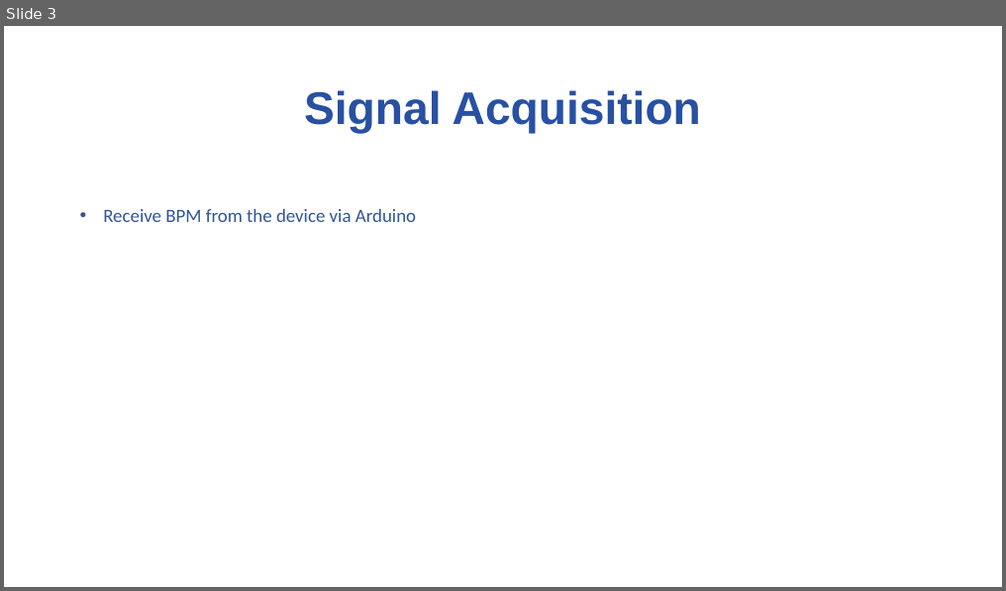
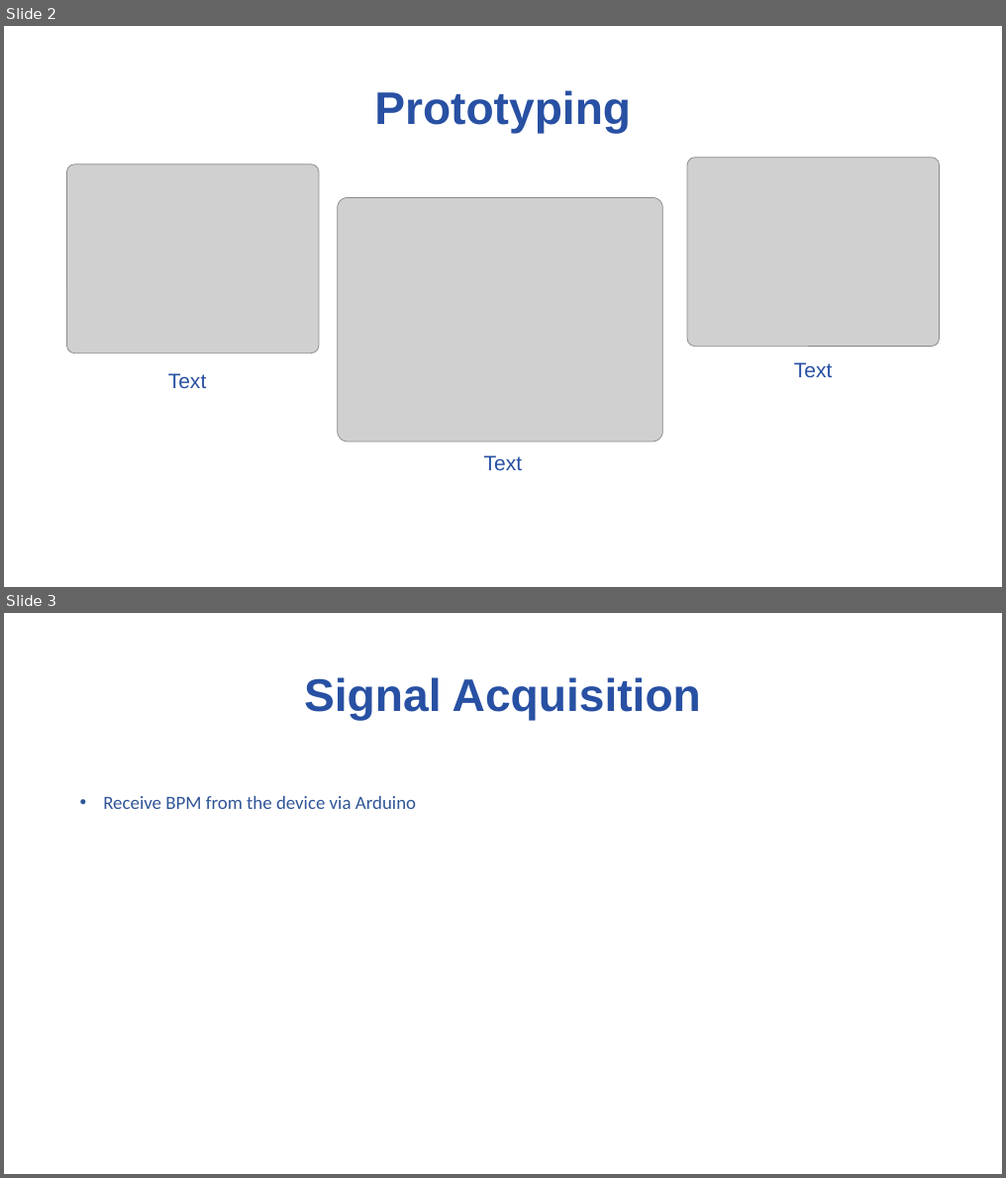
Before and after one commit to ramirez915/BioE-CS-494, a slide deck: Lab 2 ppt.pptx. Shown one above the other, each under a label of ours: slide 3 before the commit, slides 2 and 3 after it. The pictures are 1006x591 and 1006x1178 pixels, drawn with LibreOffice and Linux fonts; fonts in the diff are those of the drawing; grey boxes stand for pictures; background and template pictures are left out. Boxes give left, top, right and bottom in pixels: in the first picture for what was removed or moved away, otherwise in the second. Text is boxed around its words. In the diff, an @@ line names an element or a change of style, - is before the commit and + after.

Commit message:
changes

```diff
--- a/Lab 2 ppt.pptx
+++ b/Lab 2 ppt.pptx
@@ slide 2 added at <box>4,26,1002,587</box>, background #FFFFFF @@
@@ title added at <box>374,90,631,134</box>, 44 pt, text #2850A3, bold @@
+Prototyping
@@ picture added at <box>67,165,319,354</box> @@
@@ picture added at <box>687,157,940,347</box> @@
@@ picture added at <box>338,198,663,442</box> @@
@@ text added at <box>168,373,207,388</box>, 20 pt, text #2850A3 @@
+Text
@@ text added at <box>794,363,833,377</box>, 20 pt, text #2850A3 @@
+Text
@@ text added at <box>484,456,523,471</box>, 20 pt, text #2850A3 @@
+Text
```
Also in this commit, not shown: 1 other slide added, 2 slides removed.
